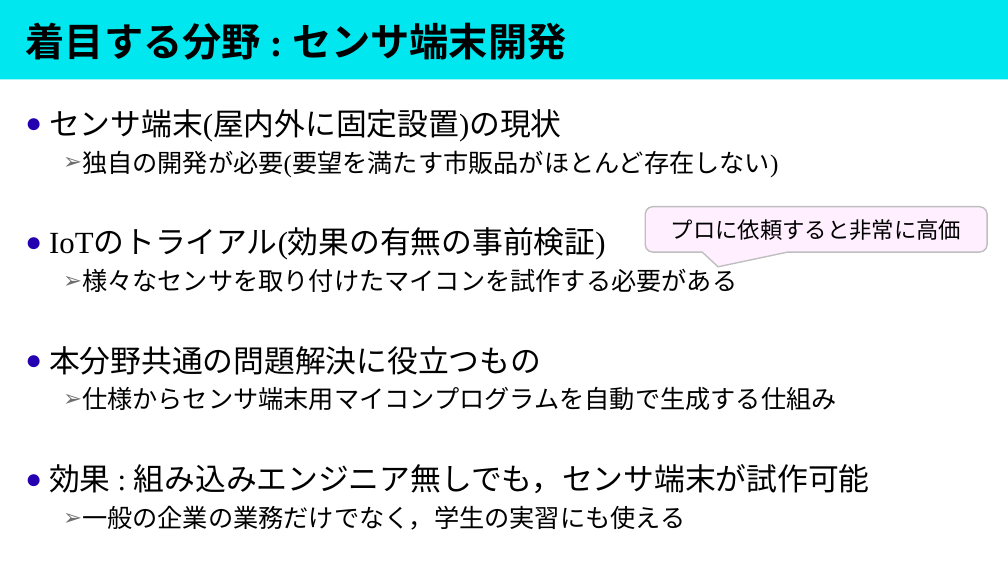
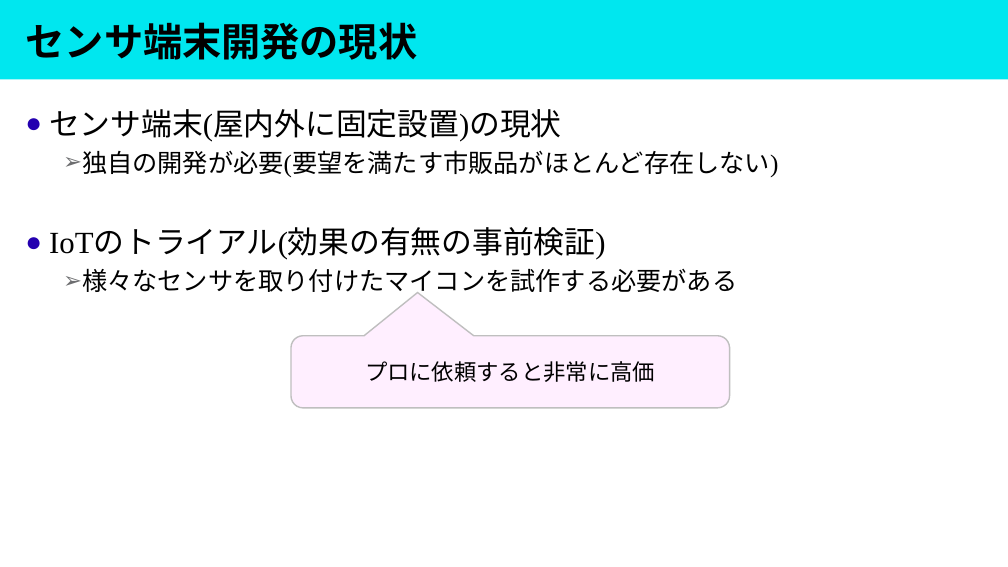
Before and after one commit to masaaki-noro/Gen_arduino_mqtt, a slide deck: slide 4 of Doc/Presentation/プロジェクト概要.pptx (slide 3 before the commit). Drawn at 1008x567 pixels with LibreOffice and Linux fonts; fonts in the diff are those of the drawing. Boxes give left, top, right and bottom in pixels: in the first picture for what was removed or moved away, otherwise in the second. Text is boxed around its words. In the diff, an @@ line names an element or a change of style, - is before the commit and + after.

```diff
--- a/Doc/Presentation/プロジェクト概要.pptx
+++ b/Doc/Presentation/プロジェクト概要.pptx
@@ title at bbox=[26, 22, 417, 60]: text changed @@
-着目する分野 : センサ端末開発
+センサ端末開発の現状
@@ text at bbox=[49, 346, 870, 530]: paragraphs removed @@
-● 本分野共通の問題解決に役立つもの
-  ➢ 仕様からセンサ端末用マイコンプログラムを自動で生成する仕組み
-● 効果 : 組み込みエンジニア無しでも，センサ端末が試作可能
-  ➢ 一般の企業の業務だけでなく，学生の実習にも使える
@@ rounded speech box "プロに依頼すると非常に高価": place and size @@
-rounded speech box "プロに依頼すると非常に高価" at bbox=[645, 207, 987, 252]
+rounded speech box "プロに依頼すると非常に高価" at bbox=[291, 336, 730, 408]
@@ rounded speech box "プロに依頼すると非常に高価" at bbox=[291, 336, 730, 408]: proportions changed @@
```
Also in this commit, not shown: 3 other slides changed, 5 slides added, 3 slides removed, 47 other files.
